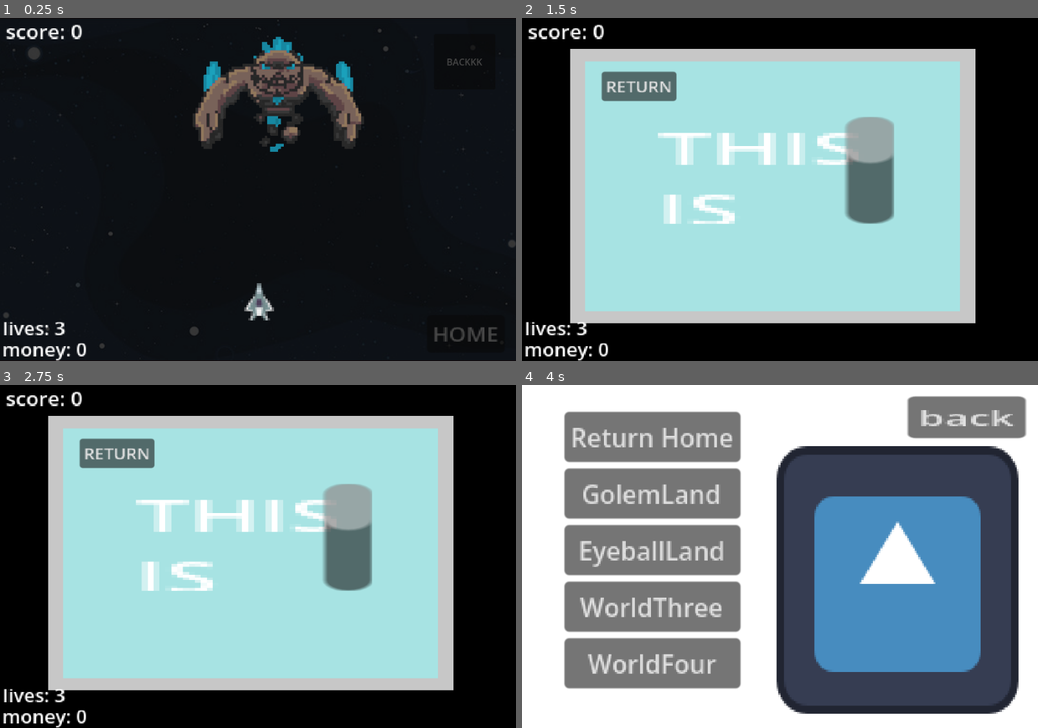
Above: before the commit, frames 1-4 (two rows, left to right).
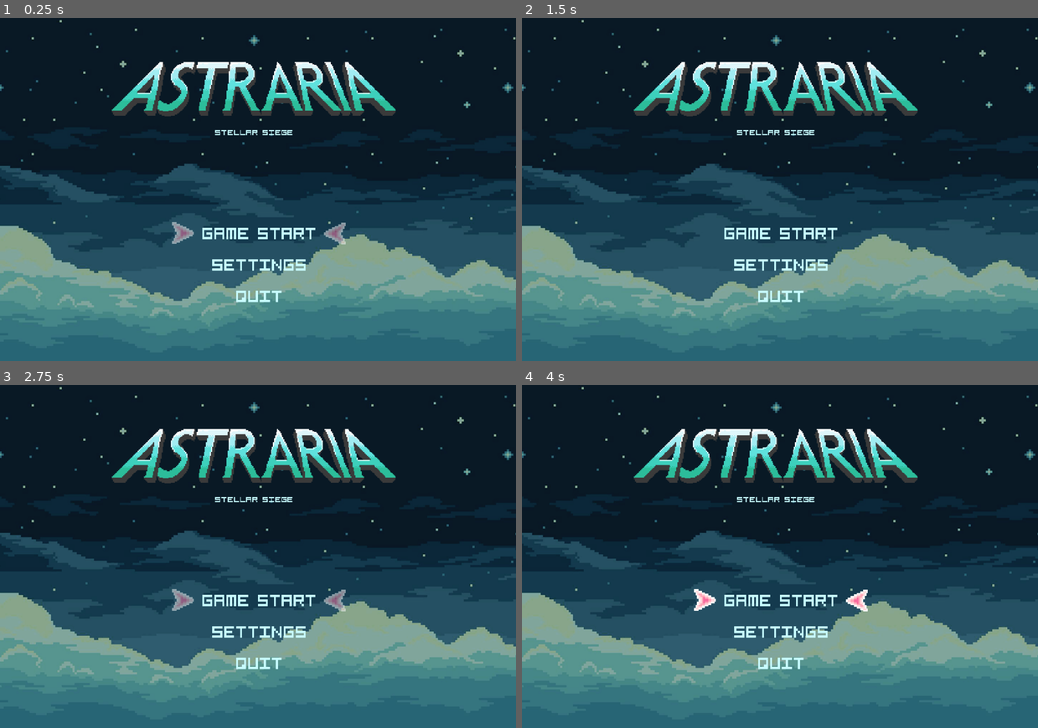
Above: after the commit, the same moments.

Repository: williamhoangbossman/bad-guys-space-shooters
Game: Godot game, scene res://scenes/MainScenes/StartScreen.tscn
Two runs of this game, one before a commit and one after it. Both use one fixed random seed, a clock stepped at 60 frames per second and the inputs below. Before the commit the project starts from res://scenes/MainScenes/Game.tscn. The engine's default icon, where the game draws it, is replaced by a stand-in: a white triangle on a blue panel in a dark square.
Inputs (mouse positions are in pixels of both pictures, inside the frame that each line leads up to):
- Up to frame 1 (0.25 s): no input
- Up to frame 2 (1.5 s): click (986, 62) at 0.5 s, where only the run before the commit has a clickable "BACKKK"; click (780, 158) at 1.25 s, where only the run before the commit has a clickable "Options"
- Up to frame 3 (2.75 s): click (258, 559) at 2 s, where only the run before the commit has a clickable "About"
- Up to frame 4 (4 s): click (640, 453) at 2.75 s, where only the run before the commit has a clickable "RETURN"; click (986, 700) at 3.5 s, where only the run before the commit has a clickable "HOME"

The runs differ from the first frame. In frame 1, 65% of the frame differs, in the area x 0-100%, y 0-100%; in frame 2, 99%; in frame 3, 99%; in frame 4, 97%.

Commit message:
some fixes

Diff:
--- a/project.godot
+++ b/project.godot
@@ -11,8 +11,8 @@
 [application]
 
 config/name="BadGuysSpaceShooters"
-run/main_scene="uid://c4wb160d4e7q2"
-config/features=PackedStringArray("4.7", "GL Compatibility")
+run/main_scene="uid://057jqgmaan3j"
+config/features=PackedStringArray("4.6", "GL Compatibility")
 config/icon="res://icon.svg"
 
 [autoload]
--- a/scenes/CharacterScenes/enemy.tscn
+++ b/scenes/CharacterScenes/enemy.tscn
@@ -93,9 +93,11 @@
 shape = SubResource("CapsuleShape2D_t2l28")
 
 [node name="RightRayCast" type="RayCast2D" parent="." unique_id=63522769]
+scale = Vector2(1.8355597, 1.8355597)
 target_position = Vector2(76, 0)
 
 [node name="LeftRayCast" type="RayCast2D" parent="." unique_id=970435443]
+scale = Vector2(1.7237973, 1.7237973)
 target_position = Vector2(-81, 0)
 
 [node name="shootTimer" type="Timer" parent="." unique_id=1356347083]
--- a/scenes/MainScenes/Game.tscn
+++ b/scenes/MainScenes/Game.tscn
@@ -63,6 +63,7 @@
 visible = false
 
 [node name="backButton" type="Button" parent="UI/menuUI" unique_id=1605882255]
+z_index = 20
 offset_left = 757.0
 offset_top = 28.0
 offset_right = 864.0
--- a/scenes/MainScenes/StartScreen.tscn
+++ b/scenes/MainScenes/StartScreen.tscn
@@ -233,10 +233,10 @@
 
 [node name="DescriptionContainer" type="Control" parent="DifficultyMenu" unique_id=307266478]
 anchors_preset = 0
-offset_left = 173.17122
-offset_top = 226.66667
-offset_right = 213.17122
-offset_bottom = 266.66666
+offset_left = 103.6245
+offset_top = 219.95953
+offset_right = 143.6245
+offset_bottom = 259.95953
 scale = Vector2(17.12067, 7.299165)
 
 [node name="ColorRect" type="ColorRect" parent="DifficultyMenu/DescriptionContainer" unique_id=138606752]
--- a/scenes/UIScenes/about_menu.tscn
+++ b/scenes/UIScenes/about_menu.tscn
@@ -19,6 +19,7 @@
 "
 
 [node name="aboutMenu" type="CanvasLayer" unique_id=1124628361]
+process_mode = 3
 script = SubResource("GDScript_xcss0")
 
 [node name="Control" type="Control" parent="." unique_id=1415938551]
--- a/scenes/UIScenes/death_screen.tscn
+++ b/scenes/UIScenes/death_screen.tscn
@@ -1,6 +1,9 @@
 [gd_scene format=3 uid="uid://bfw5qnfe50dyv"]
 
+[ext_resource type="Script" uid="uid://d05bbelsd42gq" path="res://scripts/UIScripts/deathScreenScript.gd" id="1_1jlxs"]
+
 [node name="DeathScreen" type="CanvasLayer" unique_id=963930137]
+script = ExtResource("1_1jlxs")
 
 [node name="Control" type="Control" parent="." unique_id=625213823]
 layout_mode = 3
@@ -29,11 +32,14 @@
 theme_override_font_sizes/font_size = 100
 text = "GO TO HELL"
 
-[node name="Button" type="Button" parent="Control" unique_id=946543695]
+[node name="ReturnButton" type="Button" parent="Control" unique_id=946543695]
+process_mode = 3
 layout_mode = 0
 offset_left = 326.0
-offset_top = 331.0
+offset_top = 436.0
 offset_right = 397.0
-offset_bottom = 362.0
+offset_bottom = 467.0
 scale = Vector2(2.8097796, 3.2707784)
 text = "RETURN"
+
+[connection signal="pressed" from="Control/ReturnButton" to="." method="_on_return_button_pressed"]
--- a/scenes/UIScenes/dialogueBox.tscn
+++ b/scenes/UIScenes/dialogueBox.tscn
@@ -3,6 +3,7 @@
 [ext_resource type="Script" uid="uid://buinj7o58vqd0" path="res://scripts/UIScripts/dialogueBoxScript.gd" id="1_7hfyf"]
 
 [node name="dialogueBox" type="CanvasLayer" unique_id=751850066]
+process_mode = 2
 script = ExtResource("1_7hfyf")
 
 [node name="Panel" type="Panel" parent="." unique_id=560310343]
--- a/scenes/UIScenes/settings_menu.tscn
+++ b/scenes/UIScenes/settings_menu.tscn
@@ -66,6 +66,7 @@
 scale = Vector2(1.836837, 1.650813)
 
 [node name="returnButton" type="Button" parent="Control/returnButtonContainer" unique_id=505527195]
+process_mode = 3
 layout_mode = 2
 text = "RETURN"
 
--- a/scenes/UIScenes/worldSelection.tscn
+++ b/scenes/UIScenes/worldSelection.tscn
@@ -4,6 +4,7 @@
 [ext_resource type="Script" uid="uid://debdy3b3mg4jp" path="res://scripts/UIScripts/WorldSelectionScript.gd" id="1_22hpk"]
 
 [node name="WorldSelectionMenu" type="CanvasLayer" unique_id=1266624653]
+process_mode = 3
 script = ExtResource("1_22hpk")
 
 [node name="Control" type="Control" parent="." unique_id=73113987]
@@ -31,10 +32,11 @@
 scale = Vector2(2.7428648, 2.8279986)
 
 [node name="HomeButton" type="Button" parent="Control/ColorRect/optionsContainer" unique_id=1999063473]
+process_mode = 3
 layout_mode = 2
 text = "Return Home"
 
-[node name="WorldOneButton" type="Button" parent="Control/ColorRect/optionsContainer" unique_id=146052453]
+[node name="GolemLandButton" type="Button" parent="Control/ColorRect/optionsContainer" unique_id=146052453]
 layout_mode = 2
 text = "GolemLand"
 
@@ -62,11 +64,13 @@
 [node name="returnButton" type="Button" parent="Control" unique_id=1423045367]
 process_mode = 3
 layout_mode = 0
-offset_left = 673.0
+offset_left = 683.00006
 offset_top = 20.0
-offset_right = 718.0
+offset_right = 741.00006
 offset_bottom = 51.0
-scale = Vector2(4.568427, 2.3516672)
-text = "back"
+scale = Vector2(3.116046, 1.9772362)
+text = "return"
 
+[connection signal="pressed" from="Control/ColorRect/optionsContainer/HomeButton" to="." method="_on_home_button_pressed"]
+[connection signal="pressed" from="Control/ColorRect/optionsContainer/GolemLandButton" to="." method="_on_golem_land_button_pressed"]
 [connection signal="pressed" from="Control/returnButton" to="." method="_on_return_button_pressed"]
--- a/scripts/MainScripts/ManagerScripts/GameManager.gd
+++ b/scripts/MainScripts/ManagerScripts/GameManager.gd
@@ -11,7 +11,8 @@
 var currentScore: float = 0
 var scoreMultiplier: float = 1
 
-var liveCount: float = 3
+var maxLiveCount: float = 3
+var currentLiveCount: float = 3
 
 var damageMultiplier: float = 1
 
--- a/scripts/MainScripts/ManagerScripts/UIManager.gd
+++ b/scripts/MainScripts/ManagerScripts/UIManager.gd
@@ -4,6 +4,9 @@
 var upgradeMenuScene = preload("res://scenes/UIScenes/upgrade_menu.tscn")
 var worldSelectionScene = preload("res://scenes/UIScenes/worldSelection.tscn")
 var deathScreenScene = preload("res://scenes/UIScenes/death_screen.tscn")
+var generalMenuScene = preload("res://scenes/UIScenes/general_menu.tscn")
+var aboutScreenScene = preload("res://scenes/UIScenes/about_menu.tscn")
+var settingsMenuScene = preload("res://scenes/UIScenes/settings_menu.tscn")
 
 var activeUI: CanvasLayer = null
 # Called when the node enters the scene tree for the first time.
@@ -20,6 +23,8 @@
 		activeUI.queue_free()
 		activeUI = null
 
+		get_tree().paused = false
+
 func openDialogue(npcData: Dictionary) -> void:
 	closeCurrentUI()
 
@@ -34,6 +39,7 @@
 func openUpgradeMenu() -> void:
 	closeCurrentUI()
 
+	get_tree().paused = true
 	var upgradeInstance = upgradeMenuScene.instantiate()
 	get_tree().root.add_child(upgradeInstance)
 	activeUI = upgradeInstance
@@ -41,6 +47,7 @@
 func openWorldSelectionMenu() -> void:
 	closeCurrentUI()
 
+	get_tree().paused = true
 	var worldMenuInstance = worldSelectionScene.instantiate()
 	get_tree().root.add_child(worldMenuInstance)
 	activeUI = worldMenuInstance
@@ -48,6 +55,31 @@
 func openDeathScreen() -> void:
 	closeCurrentUI()
 
+	get_tree().paused = true
 	var deathScreen = deathScreenScene.instantiate()
 	get_tree().root.add_child(deathScreen)
 	activeUI = deathScreen
+
+func openGeneralMenu() -> void:
+	closeCurrentUI()
+
+	get_tree().paused = true
+	var generalMenu = generalMenuScene.instantiate()
+	get_tree().root.add_child(generalMenu)
+	activeUI = generalMenu
+
+func openAboutScreen() -> void:
+	closeCurrentUI()
+
+	get_tree().paused = true
+	var aboutScreen = aboutScreenScene.instantiate()
+	get_tree().root.add_child(aboutScreen)
+	activeUI = aboutScreen
+
+func openSettingsMenu() -> void:
+	closeCurrentUI()
+
+	get_tree().paused = true
+	var settingsMenu = settingsMenuScene.instantiate()
+	get_tree().root.add_child(settingsMenu)
+	activeUI = settingsMenu
--- a/scripts/MainScripts/game.gd
+++ b/scripts/MainScripts/game.gd
@@ -2,8 +2,6 @@
 
 @onready var transitionRect = $UI/Animation/Transition
 @onready var transitionAnimation = $UI/Animation/Transition/AnimationPlayer
-@onready var generalMenu = $UI/menuUI/generalMenu
-@onready var enemyCharacter =  $Enemy
 @onready var pauseButton = $UI/menuUI/backButton
 
 func _ready() -> void:
@@ -27,6 +25,9 @@
 	GameManager.enemyBulletFrequencyMin = 1
 	GameManager.enemyBulletFrequencyMax = 5
 
+	GameManager.maxLiveCount = 5
+	GameManager.currentLiveCount = 5
+
 	GameManager.characterBulletSpeed =  150
 	EconomyManager.moneyMultiplier = 5
 
@@ -35,6 +36,9 @@
 	GameManager.enemyMaxhealth = 60
 	GameManager.enemyBulletFrequencyMin = 1
 	GameManager.enemyBulletFrequencyMax = 3
+
+	GameManager.maxLiveCount = 3
+	GameManager.currentLiveCount = 3
 
 	GameManager.characterBulletSpeed = 150
 	EconomyManager.moneyMultiplier = 1
@@ -46,8 +50,12 @@
 	GameManager.enemyBulletFrequencyMin = 0.04
 	GameManager.enemyBulletFrequencyMax = 0.4
 
+	GameManager.maxLiveCount = 2
+	GameManager.currentLiveCount = 2
+
 	GameManager.characterBulletSpeed = 250
 	EconomyManager.moneyMultiplier = 0.8
+
 
 
 func _process(delta: float) -> void:
@@ -58,17 +66,12 @@
 	if  GameManager.gamePaused == false: #make them norm
 		pauseButton.disabled = false
 
+func _on_back_button_pressed() -> void:
+	UiManager.openGeneralMenu()
 
-func _on_back_button_pressed() -> void:
-	#Signals.emit_signal("game_back")
-	generalMenu.visible = true
-	GameManager.gamePaused = true
-	get_tree().paused = true
 
-	pauseButton.disabled = false
 	print("PLEASE I WANT TO GO BACK")
 
 
 func _on_home_button_pressed() -> void:
-	get_tree().paused = true
 	UiManager.openWorldSelectionMenu()
--- a/scripts/MiscItemsScripts/enemyBulletScript.gd
+++ b/scripts/MiscItemsScripts/enemyBulletScript.gd
@@ -12,10 +12,10 @@
 
 func _on_body_entered(body: Node2D) -> void:
 	if body.is_in_group("playerShip"):
-		GameManager.liveCount -= 1
+		GameManager.currentLiveCount -= 1
 		queue_free.call_deferred()
 
-		if GameManager.liveCount <= 0:
+		if GameManager.currentLiveCount <= 0:
 			UiManager.openDeathScreen()
 			#get_tree().change_scene_to_file.call_deferred(
 			#"res://scenes/MainScenes/StartScreen.tscn")
--- a/scripts/UIScripts/HUD.gd
+++ b/scripts/UIScripts/HUD.gd
@@ -15,7 +15,7 @@
 func _process(delta: float) -> void:
 	moneylabel.text = "money: %d" % EconomyManager.currentMoney
 	scoreLabel.text = "score: %d" % GameManager.currentScore
-	liveCountLabel.text = "lives: %d" % GameManager.liveCount
+	liveCountLabel.text = "lives: %d" % GameManager.currentLiveCount
 
 #func _on_continue():
 	#visible = true
--- a/scripts/UIScripts/WorldSelectionScript.gd
+++ b/scripts/UIScripts/WorldSelectionScript.gd
@@ -1,5 +1,7 @@
 extends CanvasLayer
 
+var worldSelected = null
+var pressed: bool = false
 
 # Called when the node enters the scene tree for the first time.
 func _ready() -> void:
@@ -10,6 +12,9 @@
 func _process(delta: float) -> void:
 	pass
 
+func unselectWorld() -> void:
+	worldSelected = null
+	pressed = false
 
 	#transitionAnimation.play("FadeIn")
 	#await  get_tree().create_timer(0.75).timeout
@@ -18,5 +23,29 @@
 
 func _on_return_button_pressed() -> void:
 	print("YESYEYSYEYSYE")
-	get_tree().paused = false
 	UiManager.closeCurrentUI()
+
+	unselectWorld()
+
+func _on_home_button_pressed() -> void:
+	worldSelected = "Home"
+	print("The world you have selected is" + worldSelected)
+
+	if worldSelected and pressed:
+		UiManager.closeCurrentUI()
+
+		get_tree().change_scene_to_file("res://scenes/MainScenes/PlatformerWorld.tscn")
+		unselectWorld()
+
+	if worldSelected == "Home":
+		pressed = true
+
+
+func _on_golem_land_button_pressed() -> void:
+	if pressed: pressed = false
+	worldSelected = "GolemLand"
+
+	if worldSelected and pressed:
+		UiManager.closeCurrentUI()
+
+		get_tree().change_scene_to_file("res://scenes/MainScenes/Game.tscn")
--- a/scripts/UIScripts/aboutMenu.gd
+++ b/scripts/UIScripts/aboutMenu.gd
@@ -12,4 +12,4 @@
 
 
 func _on_return_button_pressed() -> void:
-	aboutMenu.visible = false
+	UiManager.closeCurrentUI()
--- /dev/null
+++ b/scripts/UIScripts/deathScreenScript.gd
@@ -0,0 +1,9 @@
+extends CanvasLayer
+
+
+func _on_return_button_pressed() -> void:
+	UiManager.closeCurrentUI()
+
+	GameManager.currentLiveCount = GameManager.maxLiveCount
+
+	get_tree().change_scene_to_file("res://scenes/MainScenes/StartScreen.tscn")
--- a/scripts/UIScripts/generalMenu.gd
+++ b/scripts/UIScripts/generalMenu.gd
@@ -13,17 +13,15 @@
 	pass
 
 func _on_continue_button_pressed() -> void:
-	GameManager.gamePaused = false
-	get_tree().paused = false
-	generalMenu.visible = false
+	UiManager.closeCurrentUI()
 
 #	Signals.emit_signal("game_continue")
 
 func _on_options_button_pressed() -> void:
-	settingsMenu.visible = true
+	UiManager.openSettingsMenu()
 
 func _on_about_button_pressed() -> void:
-	aboutMenu.visible  = true
+	UiManager.openAboutScreen()
 
 
 func _on_main_menu_button_pressed() -> void:
--- a/scripts/UIScripts/settingsMenuScript.gd
+++ b/scripts/UIScripts/settingsMenuScript.gd
@@ -3,4 +3,4 @@
 @onready var settingsMenu = $"."
 
 func _on_return_button_pressed() -> void:
-	settingsMenu.visible = false
+	UiManager.closeCurrentUI()
Not shown, added: scripts/UIScripts/deathScreenScript.gd.uid
